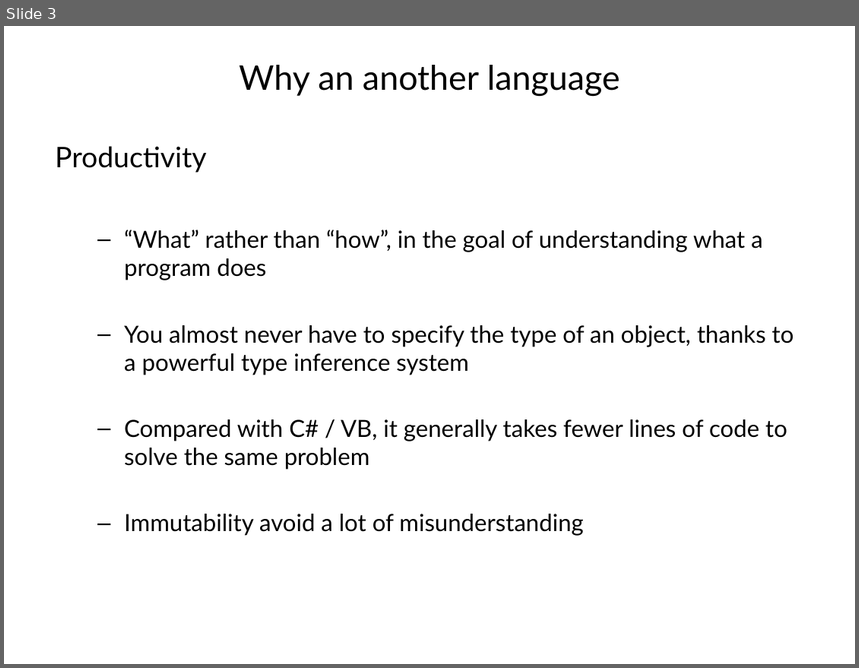
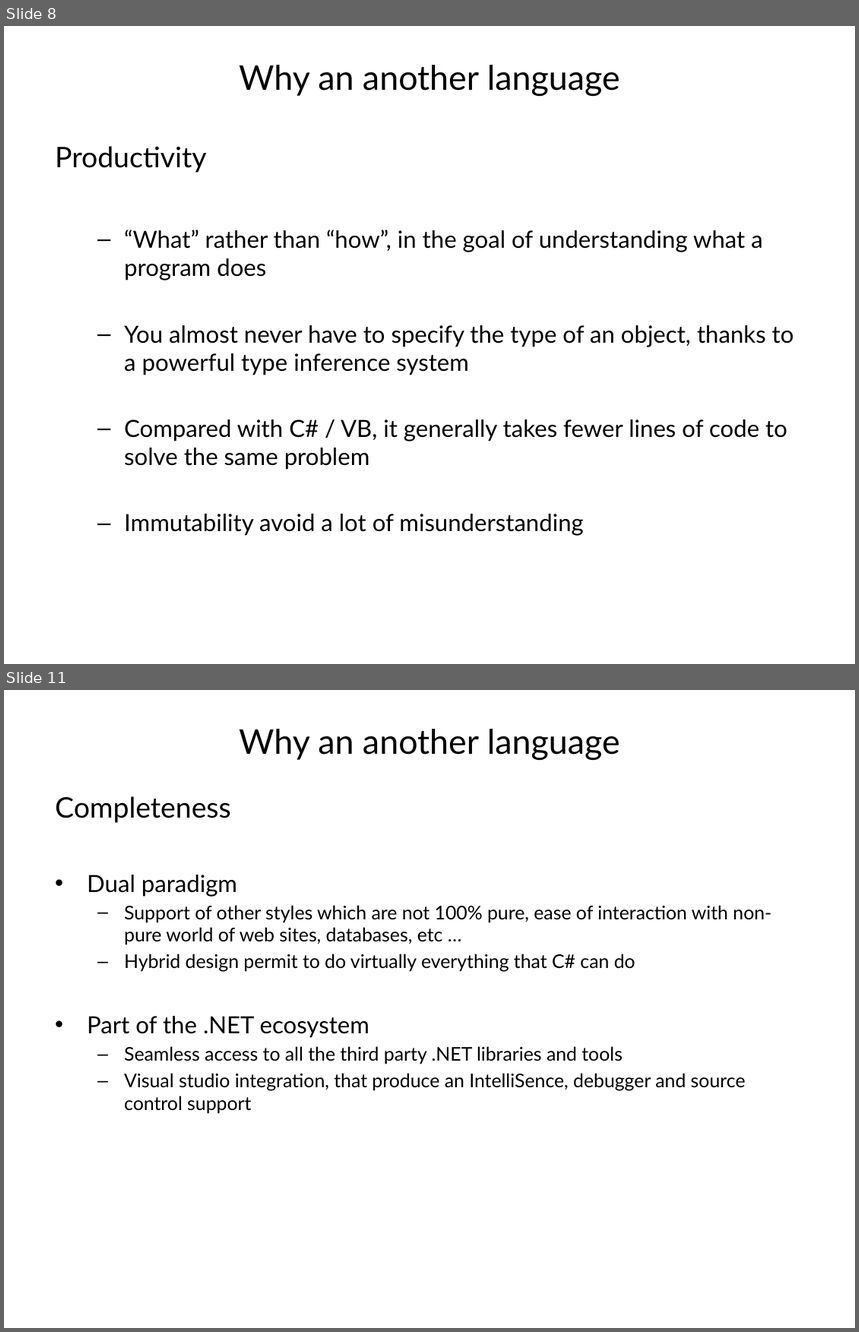
Before and after one commit to vba/presentations, a slide deck: fsharp/part1/presentation.pptx. Shown one above the other, each under a label of ours: slide 3 before the commit, slides 8 and 11 after it; the slides between them are not shown. The pictures are 859x668 and 859x1332 pixels, drawn with LibreOffice and Linux fonts; fonts in the diff are those of the drawing. Boxes give left, top, right and bottom in pixels: in the first picture for what was removed or moved away, otherwise in the second. Text is boxed around its words. In the diff, an @@ line names an element or a change of style, - is before the commit and + after.

```diff
--- a/fsharp/part1/presentation.pptx
+++ b/fsharp/part1/presentation.pptx
@@ slide 11 added at [4, 690, 855, 1328], background #FFFFFF @@
@@ title added at [239, 729, 620, 761], 28.8 pt, text #000000 @@
+Why an another language
@@ text added at [55, 796, 772, 1114], 16 pt, text #000000 @@
+Completeness
+• Dual paradigm
+  – Support of other styles which are not 100% pure, ease of interaction with non-pure world of web sites, databases, etc …
+  – Hybrid design permit to do virtually everything that C# can do
+• Part of the .NET ecosystem
+  – Seamless access to all the third party .NET libraries and tools
+  – Visual studio integration, that produce an IntelliSence, debugger and source control support
@@ what was slide 3 is now slide 8 @@
```
Also in this commit, not shown: 2 slides changed, 5 other slides added, 1 slide removed, 1 other file.
